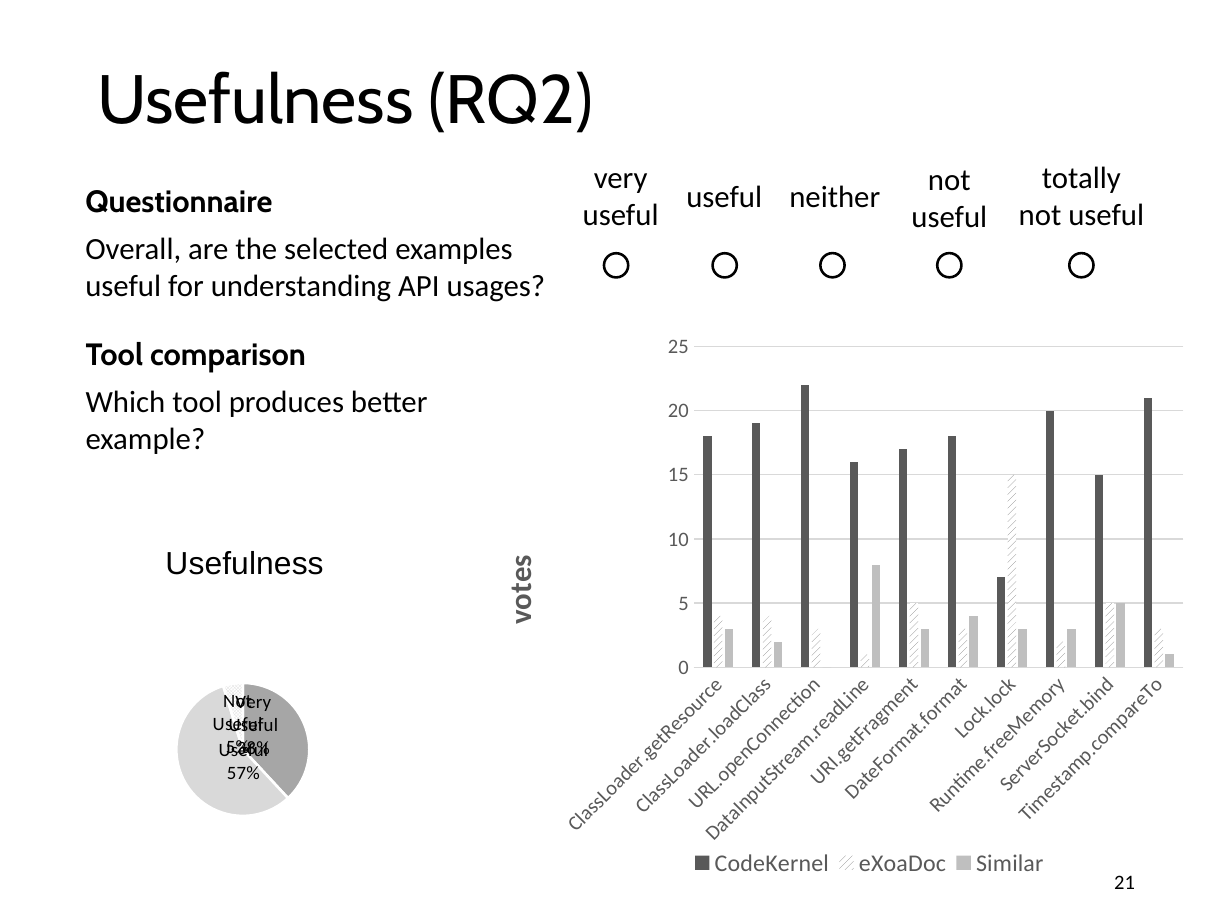
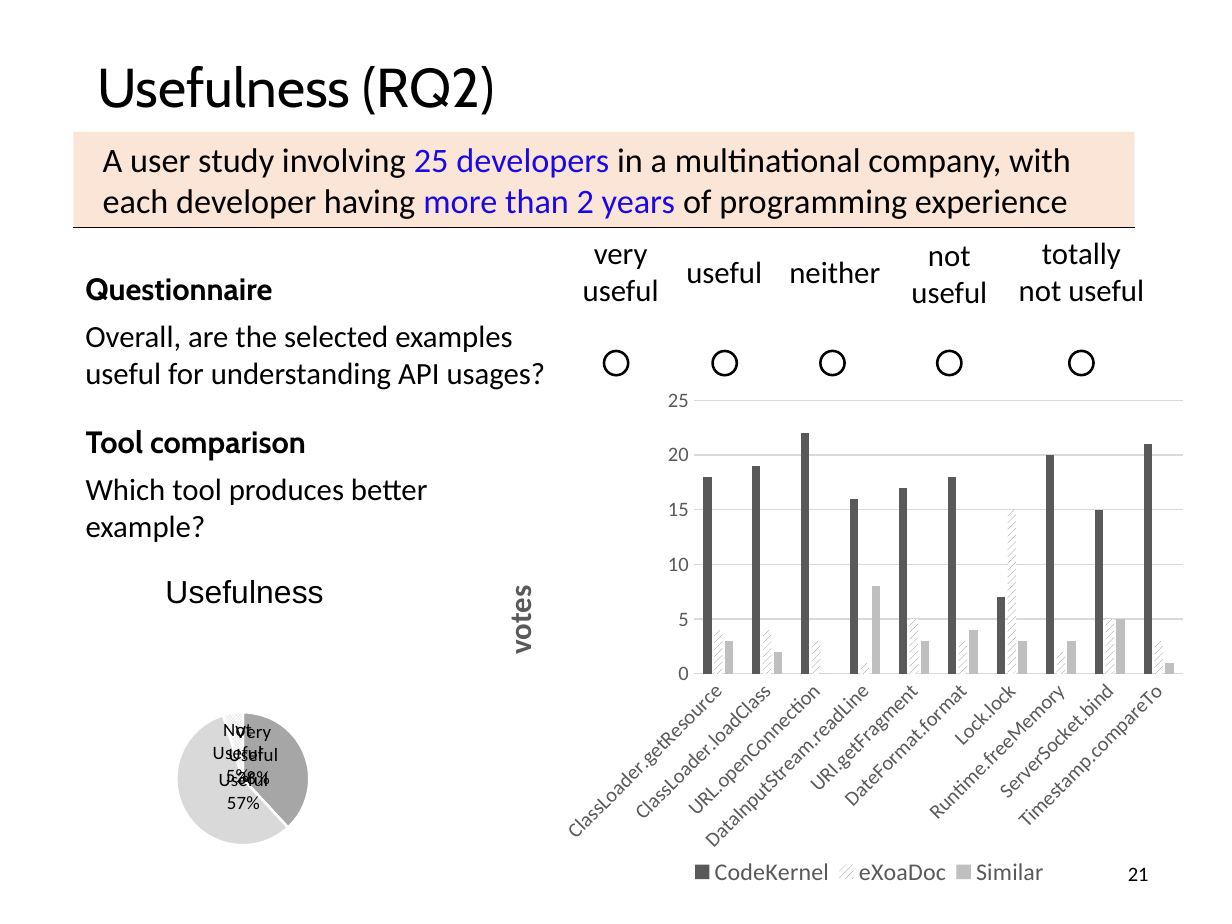
Before and after one commit to guxd/guxd.github.io, a slide deck: slide 21 of papers/slides/codekernel.pptx. Drawn at 1232x924 pixels with LibreOffice and Linux fonts; fonts in the diff are those of the drawing. Boxes give left, top, right and bottom in pixels: in the first picture for what was removed or moved away, otherwise in the second. Text is boxed around its words. In the diff, an @@ line names an element or a change of style, - is before the commit and + after.

```diff
--- a/papers/slides/codekernel.pptx
+++ b/papers/slides/codekernel.pptx
@@ title "Usefulness (RQ2)" at box(97, 66, 495, 115): size 40 to 32 pt @@
@@ rectangle added at box(74, 132, 1135, 227), fill #FBE5D6, 20 pt, text #000000 @@
+A user study involving 25 developers in a multinational company, with each developer having more than 2 years of programming experience
@@ line added from (74, 228) to (1135, 228), #000000 0.5 pt @@
@@ 5 texts: place and size @@
-5 texts at box(583, 166, 1144, 228)
+5 texts at box(583, 242, 1144, 304)
@@ text "Questionnaire": place and size @@
-text "Questionnaire" at box(85, 190, 546, 302)
+text "Questionnaire" at box(85, 278, 546, 390)
@@ ellipse: place and size @@
-ellipse at box(604, 254, 628, 278)
+ellipse at box(604, 351, 628, 376)
@@ ellipse: place and size @@
-ellipse at box(712, 254, 737, 278)
+ellipse at box(712, 351, 737, 376)
@@ 3 ellipses: place and size @@
-3 ellipses at box(821, 253, 1094, 277)
+3 ellipses at box(821, 351, 1094, 376)
@@ column chart: place and size @@
-column chart at box(471, 323, 1199, 906)
+column chart at box(471, 377, 1199, 910)
@@ text "Tool comparison": place and size @@
-text "Tool comparison" at box(86, 342, 428, 454)
+text "Tool comparison" at box(86, 430, 428, 542)
@@ pie chart: place and size @@
-pie chart at box(59, 522, 431, 857)
+pie chart at box(59, 551, 431, 886)
@@ page number: place and size @@
-page number at box(1114, 875, 1135, 889)
+page number at box(1128, 867, 1149, 881)
```
Also in this commit, not shown: 20 other slides changed, 2 slides added, 2 slides removed.
